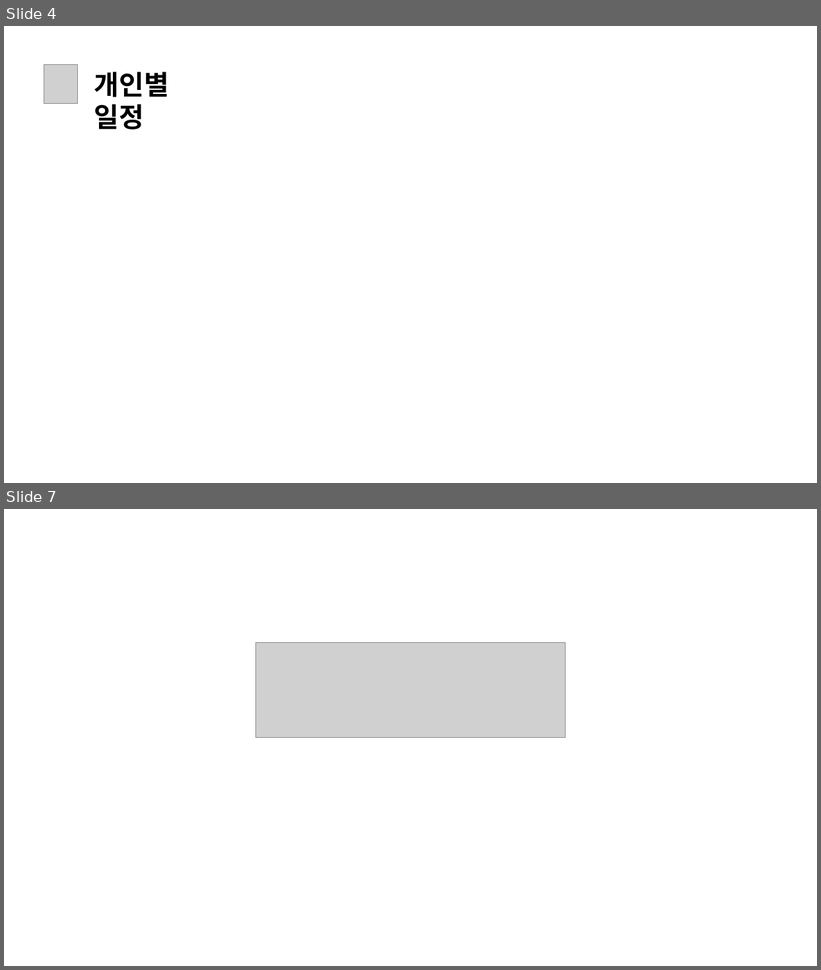
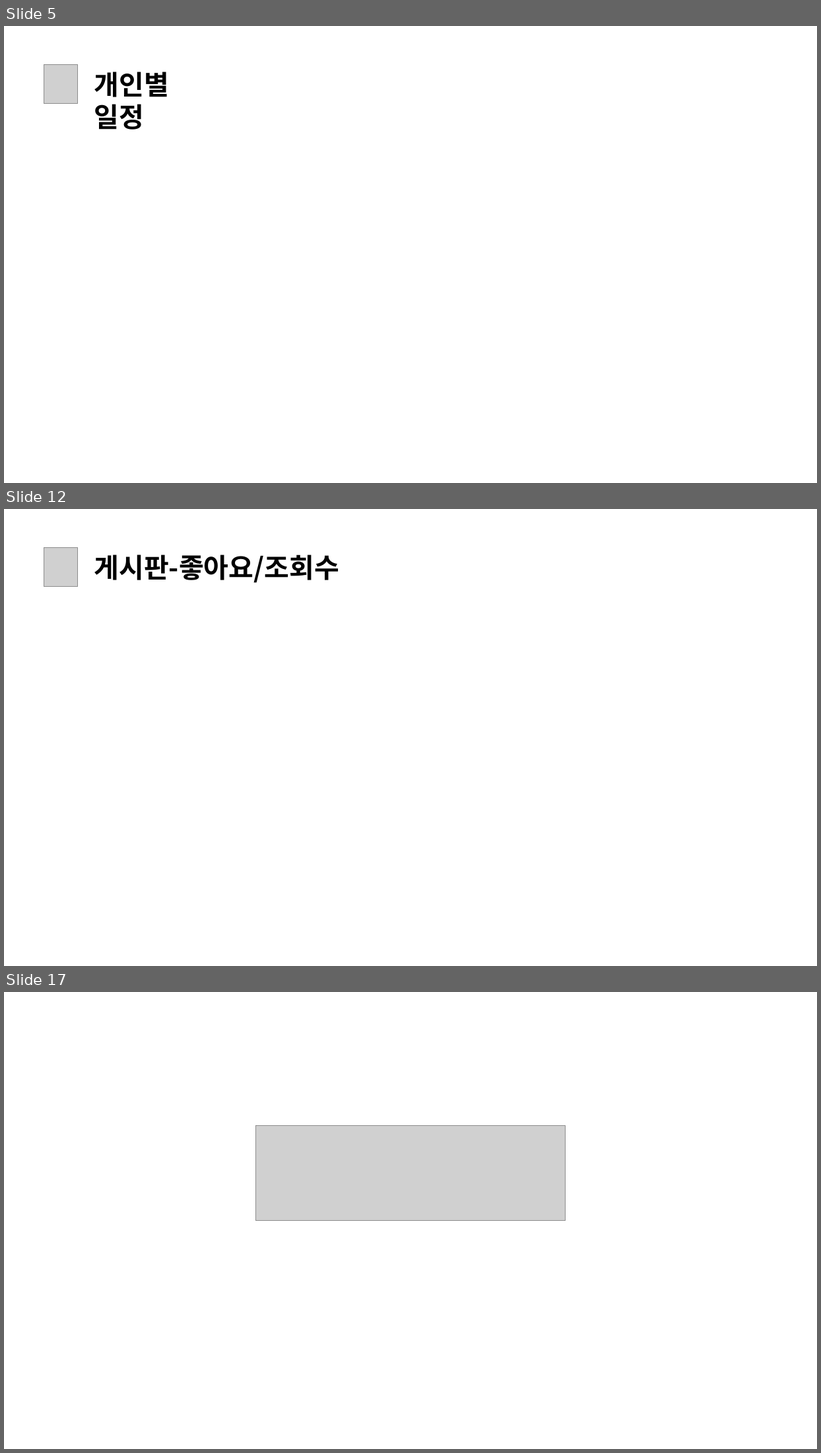
Before and after one commit to daseullll/HappyHouse, a slide deck: happyhouse_광주4반.pptx. Shown one above the other, each under a label of ours: slides 4 and 7 before the commit, slides 5, 12 and 17 after it; the slides between them are not shown. The pictures are 821x970 and 821x1453 pixels, drawn with LibreOffice and Linux fonts; fonts in the diff are those of the drawing; grey boxes stand for pictures. Boxes give left, top, right and bottom in pixels: in the first picture for what was removed or moved away, otherwise in the second. Text is boxed around its words. In the diff, an @@ line names an element or a change of style, - is before the commit and + after.

```diff
--- a/happyhouse_광주4반.pptx
+++ b/happyhouse_광주4반.pptx
@@ slide 12 added at bbox=[4, 509, 817, 966], background #FFFFFF @@
@@ picture added at bbox=[44, 547, 78, 586] @@
@@ text added at bbox=[94, 555, 339, 583], 32 pt, text #000000, bold @@
+게시판-좋아요/조회수
@@ what was slide 4 is now slide 5 @@
@@ what was slide 7 is now slide 17 @@
```
Also in this commit, not shown: 1 slide changed, 11 other slides added, 2 slides removed, 6 other files.
